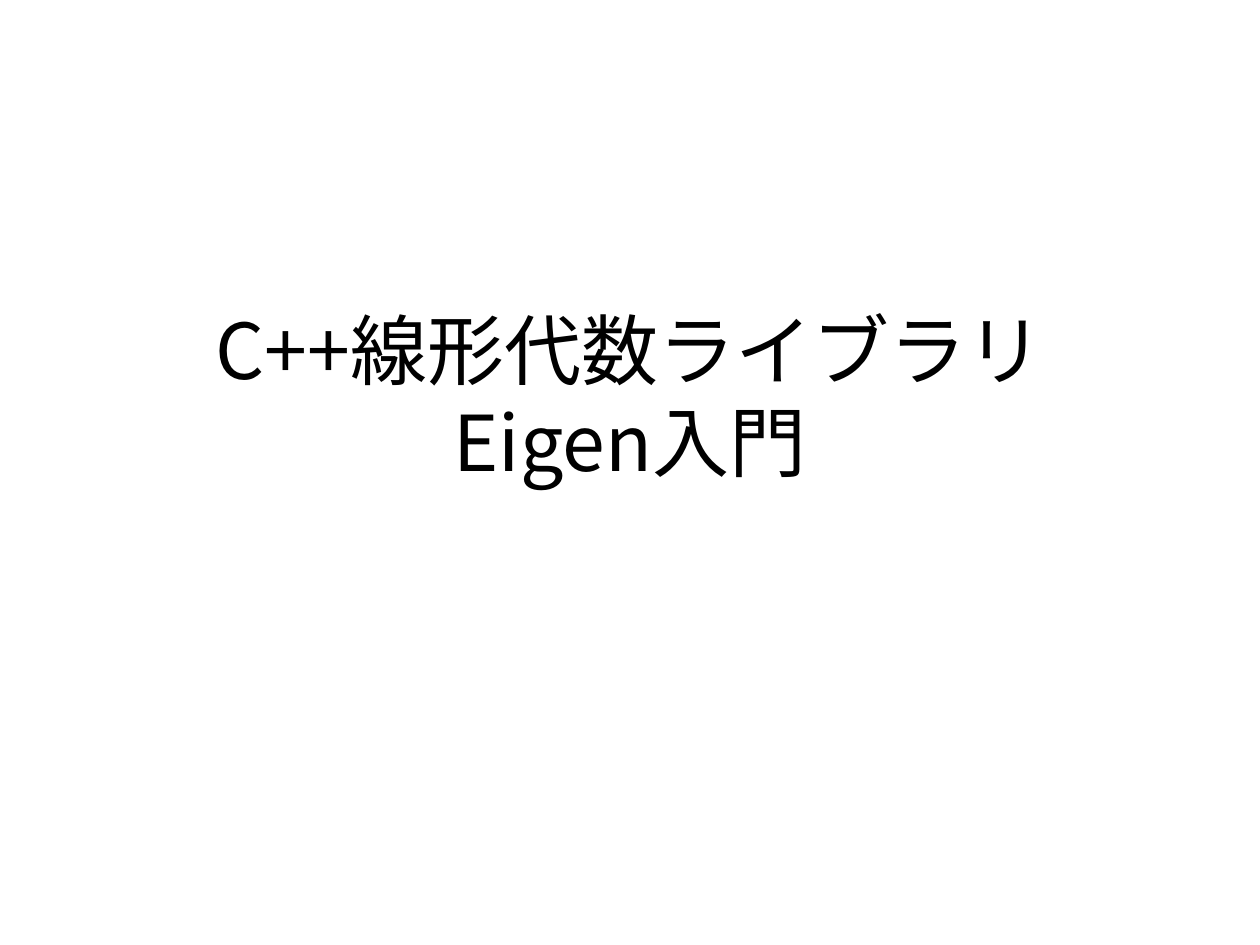
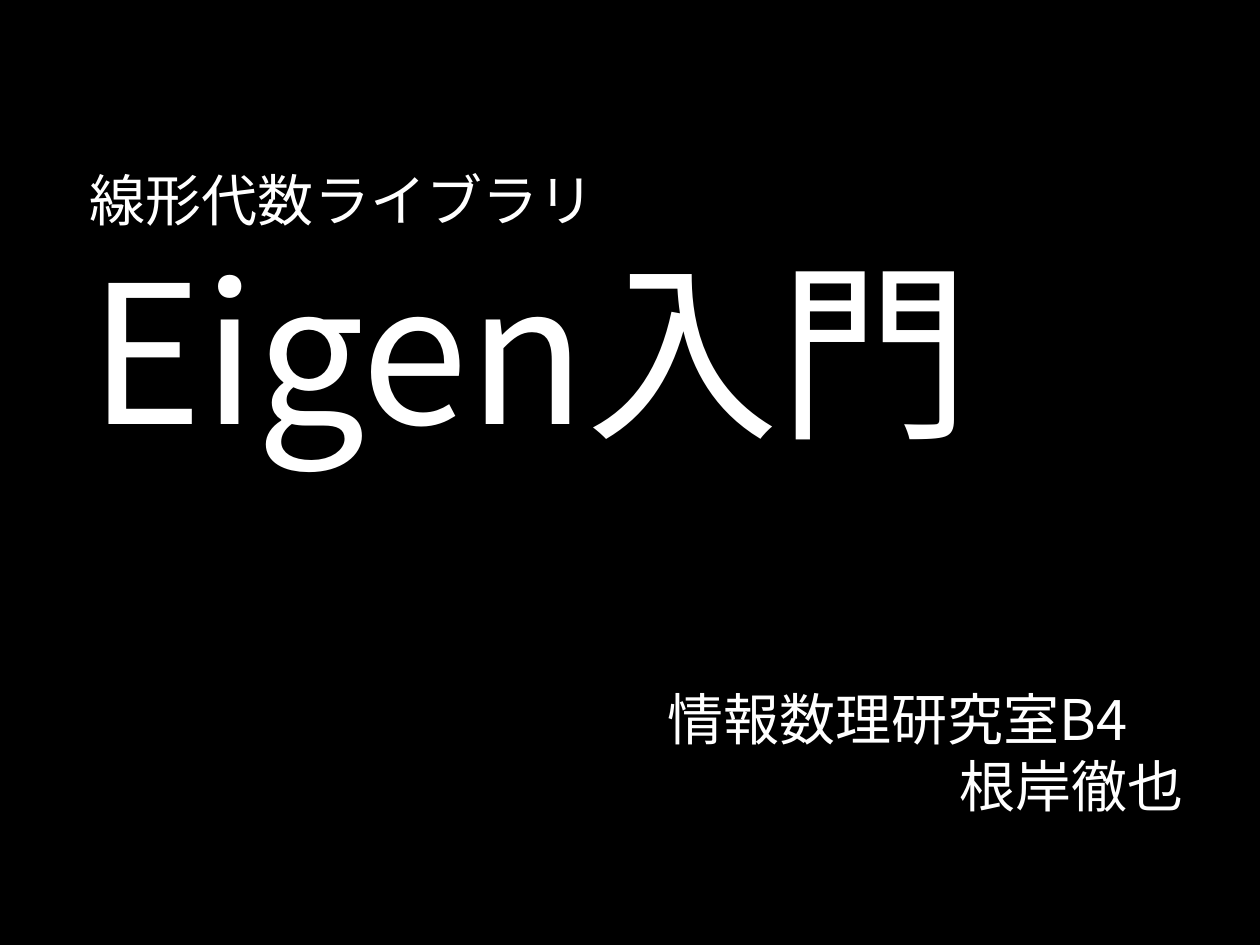
Before and after one commit to TetsuyaNegishi/Eigen_Seminar_2015_11_04, a slide deck: slide 1 of Eigen_Seminar_slide.pptx. Drawn at 1260x945 pixels with LibreOffice and Linux fonts; fonts in the diff are those of the drawing; background and template pictures are left out. Boxes give left, top, right and bottom in pixels: in the first picture for what was removed or moved away, otherwise in the second. Text is boxed around its words. In the diff, an @@ line names an element or a change of style, - is before the commit and + after.

```diff
--- a/Eigen_Seminar_slide.pptx
+++ b/Eigen_Seminar_slide.pptx
@@ background #FFFFFF to picture (left out) @@
@@ text "線形代数ライブラリ Eigen入門" at (x1=90, y1=173, x2=971, y2=472): vertical alignment middle to bottom @@
@@ text at (x1=90, y1=173, x2=971, y2=472): text changed; size 44 to 32 pt; text colour #000000 to #FFFFFF @@
-C++線形代数ライブラリ
-Eigen入門
+線形代数ライブラリ
+Eigen入門
@@ text added at (x1=667, y1=693, x2=1183, y2=812), 32 pt, text #FFFFFF @@
+情報数理研究室B4
+根岸徹也
```
Also in this commit, not shown: 17 slides added, 2 other files.
